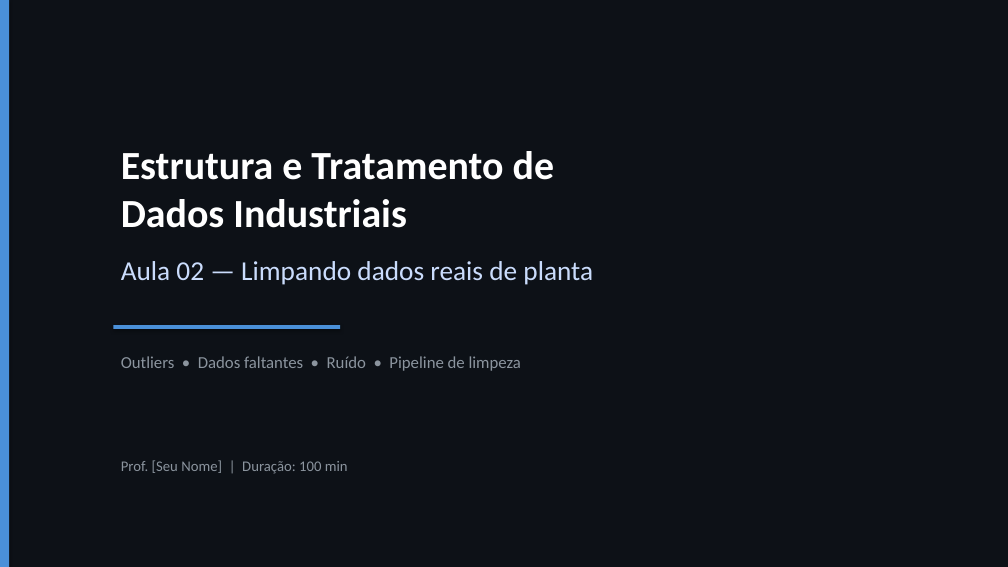
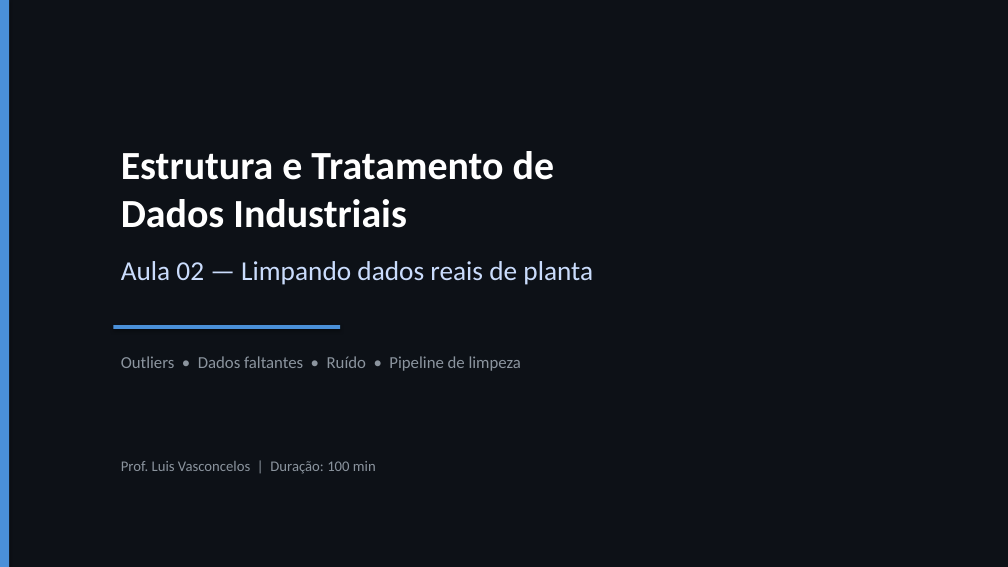
Before and after one commit to LuisGSVasconcelos/IA_EngQuimica, a slide deck: slide 1 of slides/Aula_02_Tratamento_Dados_Industriais.pptx. Drawn at 1008x567 pixels with LibreOffice and Linux fonts; fonts in the diff are those of the drawing. Boxes give left, top, right and bottom in pixels: in the first picture for what was removed or moved away, otherwise in the second. Text is boxed around its words. In the diff, an @@ line names an element or a change of style, - is before the commit and + after.

Commit message:
feat: versoes em PDF dos 27 decks + corrige rodape '[Seu Nome]'
- slides/pdf/: 27 PDFs, 265 paginas, gerados com LibreOffice headless
- corrige placeholder '[Seu Nome]' -> 'Luis Vasconcelos' em 26 dos 27 decks
- README: cada aula passa a linkar pptx (editavel) e pdf (projetar)
- slides/README.md: secao 'Duas versoes' + comando de regeracao

```diff
--- a/slides/Aula_02_Tratamento_Dados_Industriais.pptx
+++ b/slides/Aula_02_Tratamento_Dados_Industriais.pptx
@@ text at <box>121,461,376,474</box>: text changed @@
-Prof. [Seu Nome] | Duração: 100 min
+Prof. Luis Vasconcelos | Duração: 100 min
```
Also in this commit, not shown: 54 other files.
